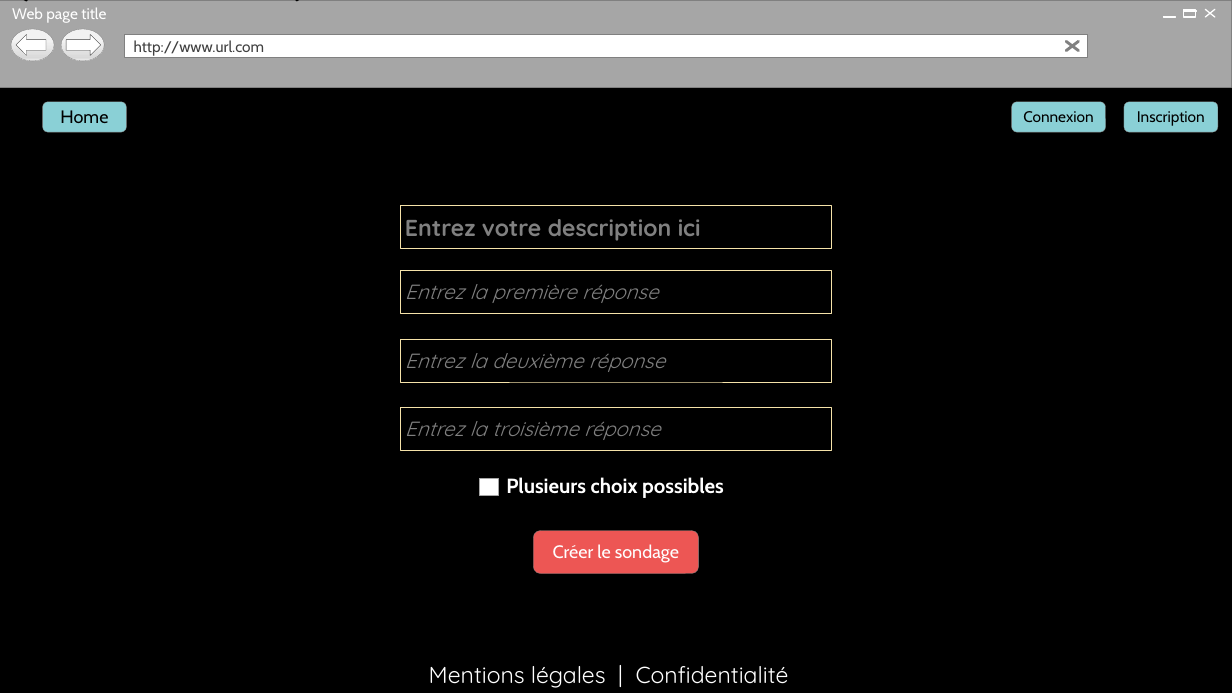
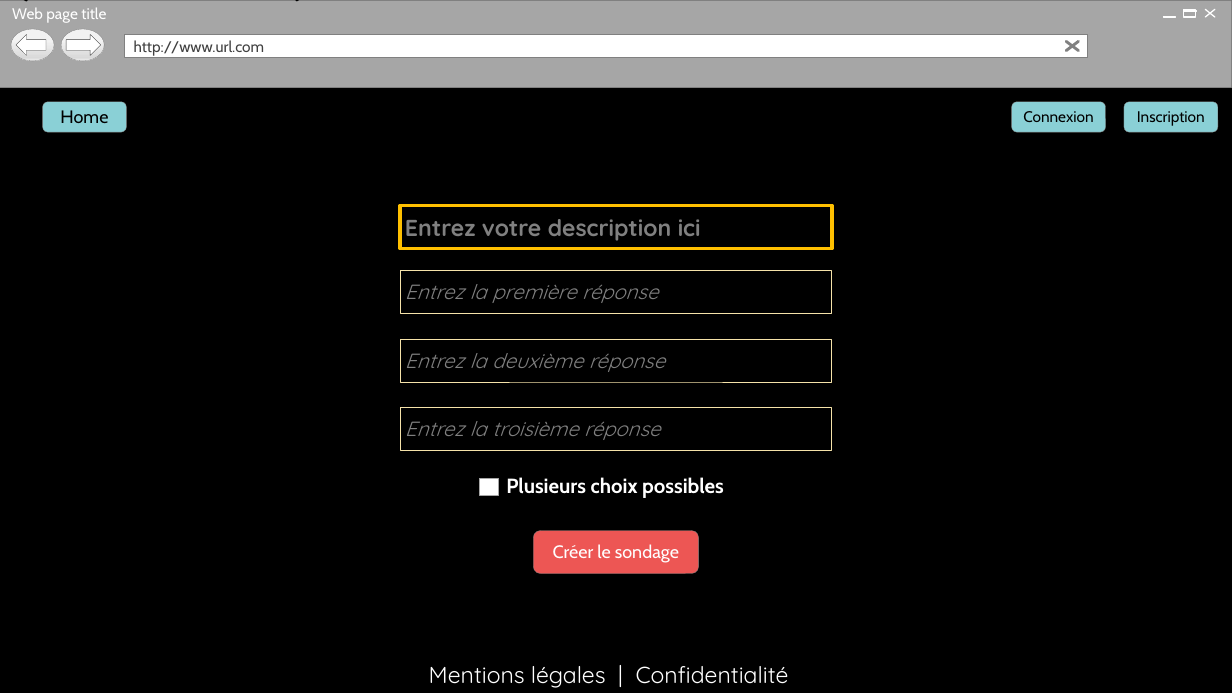
Before and after one commit to thodien21/ProjetC-, a slide deck: slide 2 of ProjetMaquettagePollBox.pptx. Drawn at 1232x693 pixels with LibreOffice and Linux fonts; fonts in the diff are those of the drawing; background and template pictures are left out. Boxes give left, top, right and bottom in pixels: in the first picture for what was removed or moved away, otherwise in the second. Text is boxed around its words. In the diff, an @@ line names an element or a change of style, - is before the commit and + after.

```diff
--- a/ProjetMaquettagePollBox.pptx
+++ b/ProjetMaquettagePollBox.pptx
@@ rectangle "Entrez votre description ici" at box(400, 205, 832, 249): outline #F5E2A9 0.25 pt to #FFC000 3 pt @@
```
Also in this commit, not shown: 3 other slides changed, 1 other file.
